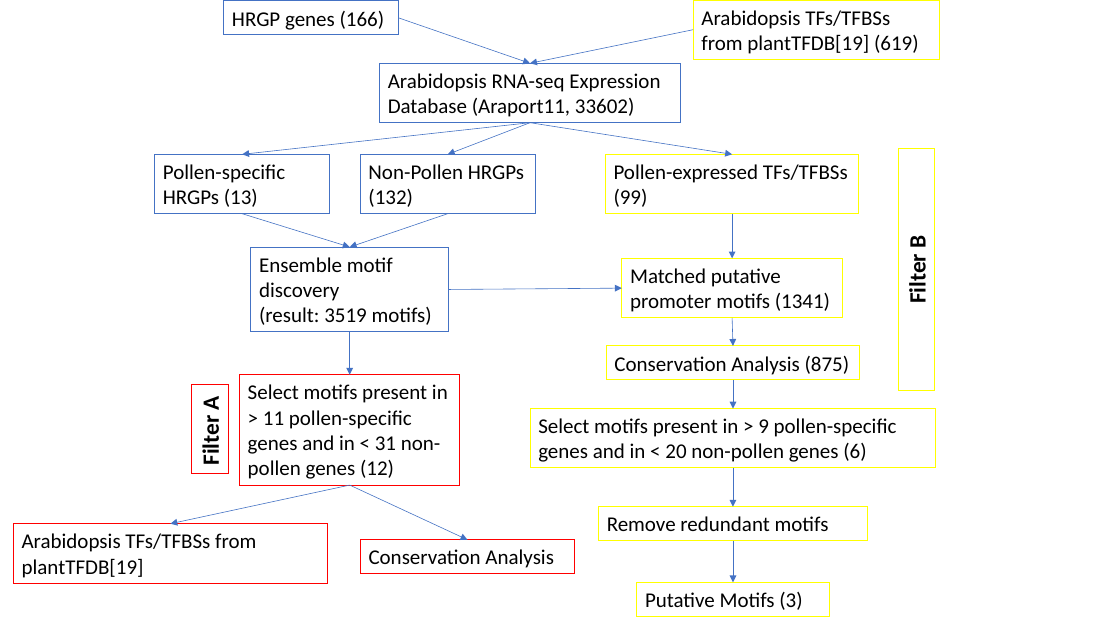
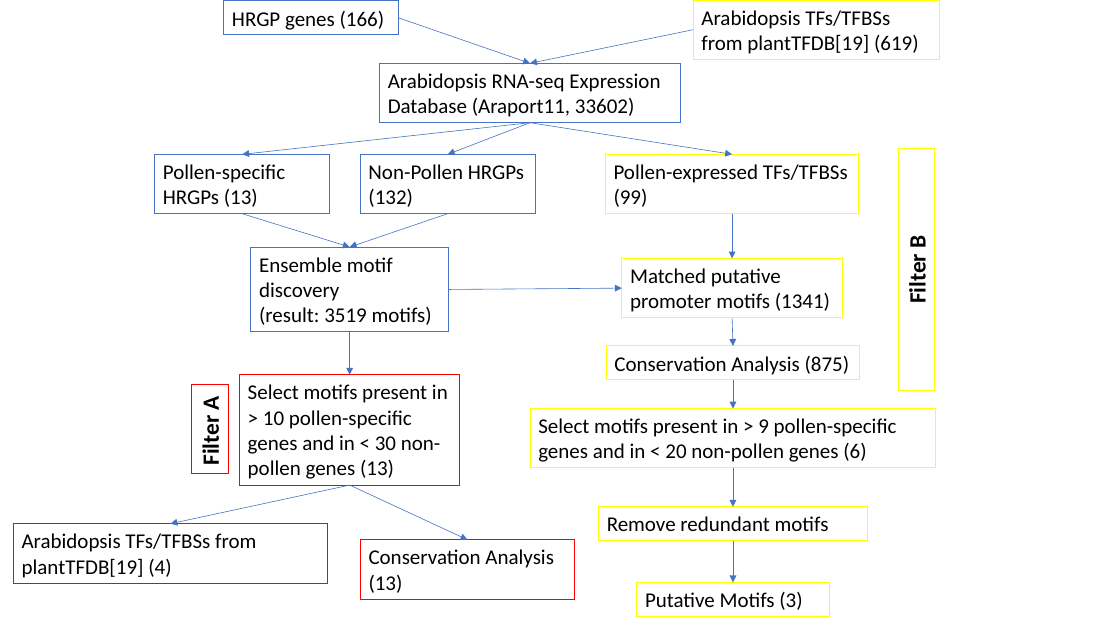
Before and after one commit to YichaoOU/Pollen_specific_motifs, a slide deck: slide 1 of PPTs/arabidopsis_hrgp_flowchart_YL.pptx. Drawn at 1120x630 pixels with LibreOffice and Linux fonts; fonts in the diff are those of the drawing. Boxes give left, top, right and bottom in pixels: in the first picture for what was removed or moved away, otherwise in the second. Text is boxed around its words. In the diff, an @@ line names an element or a change of style, - is before the commit and + after.

```diff
--- a/PPTs/arabidopsis_hrgp_flowchart_YL.pptx
+++ b/PPTs/arabidopsis_hrgp_flowchart_YL.pptx
@@ text in rectangle at bbox=[248, 384, 448, 479]: text changed @@
-Select motifs present in > 11 pollen-specific genes and in < 31 non-pollen genes (12)
+Select motifs present in > 10 pollen-specific genes and in < 30 non-pollen genes (13)
@@ text in rectangle at bbox=[22, 533, 256, 578]: text changed @@
-Arabidopsis TFs/TFBSs from plantTFDB[19]
+Arabidopsis TFs/TFBSs from plantTFDB[19] (4)
@@ rectangle "Conservation Analysis (13)": place and size @@
-rectangle "Conservation Analysis (13)" at bbox=[360, 540, 575, 574]
+rectangle "Conservation Analysis (13)" at bbox=[360, 540, 575, 600]
@@ text in rectangle at bbox=[369, 549, 554, 593]: text changed @@
-Conservation Analysis
+Conservation Analysis (13)
```
Also in this commit, not shown: 19 other files.
